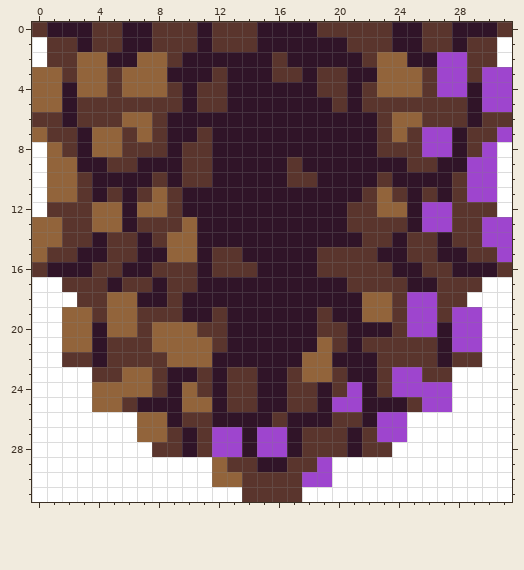
Two states of a pixel-art sprite, Images1/deco_block_9.png. That is the earlier state.
The file is 32x32 pixels.
The same view after the edit:
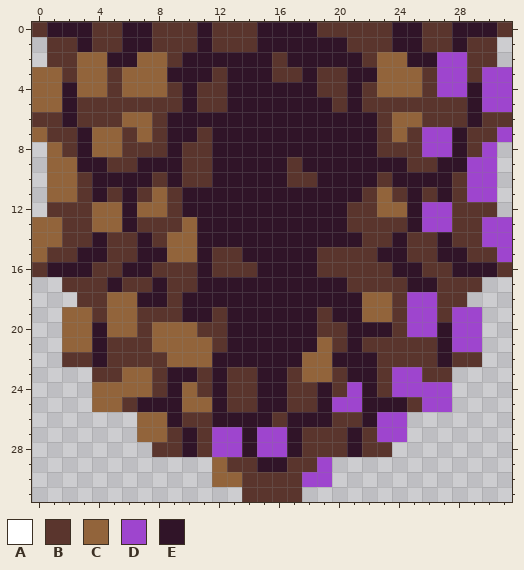
Palette (. is transparent): A #ffffff  B #5a352d  C #92643b  D #9e45ce  E #301428
Changes in this commit:
Changed rows in their new state; - is an unchanged pixel.
first column x 0:
 1 .------------------------------.
 2 .------------------------------.
first column x 0:
 8 .------------------------------.
 9 .------------------------------.
10 .------------------------------.
11 .------------------------------.
12 .------------------------------.
first column x 0:
17 ..----------------------------..
18 ...--------------------------...
19 ..----------------------------..
20 ..----------------------------..
21 ..----------------------------..
22 ..----------------------------..
23 ....------------------------....
24 ....------------------------....
25 ....------------------------....
26 .......------------------.......
27 .......------------------.......
28 ........----------------........
29 ............--------............
30 ............--------............
31 ..............----..............
Changed places in both pictures, as pixel boxes (x1, y1, x2, y2):
erased: (32, 37, 47, 67)
erased: (497, 37, 512, 67)
erased: (32, 142, 242, 502)
erased: (302, 142, 512, 502)
